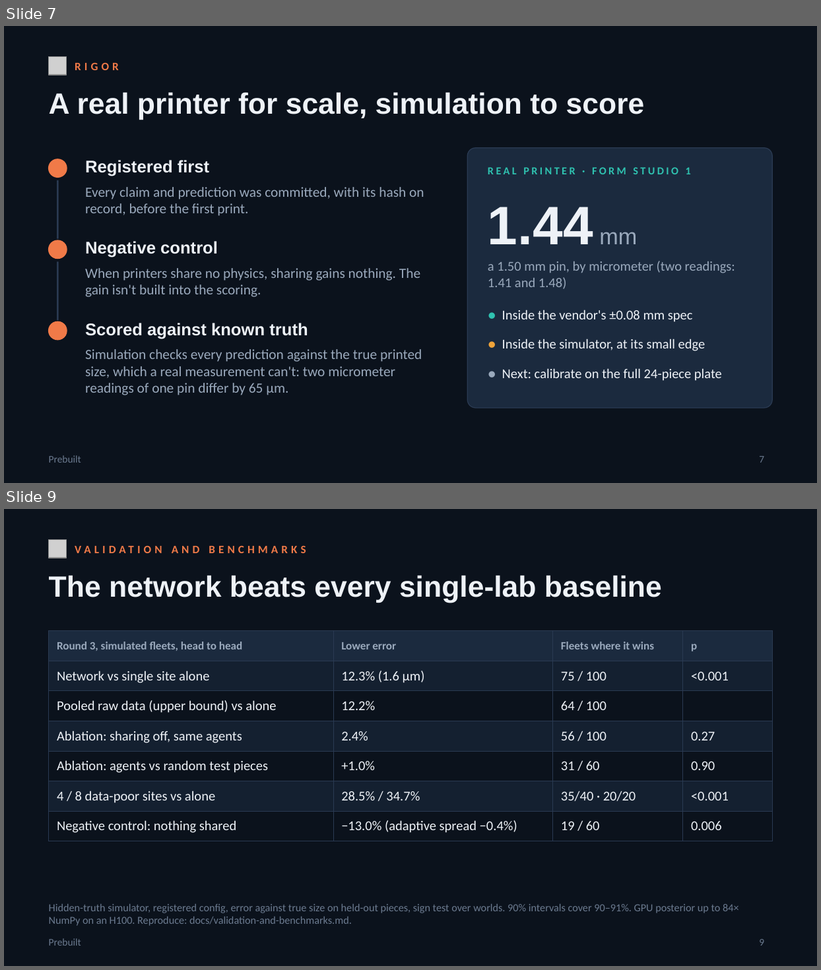
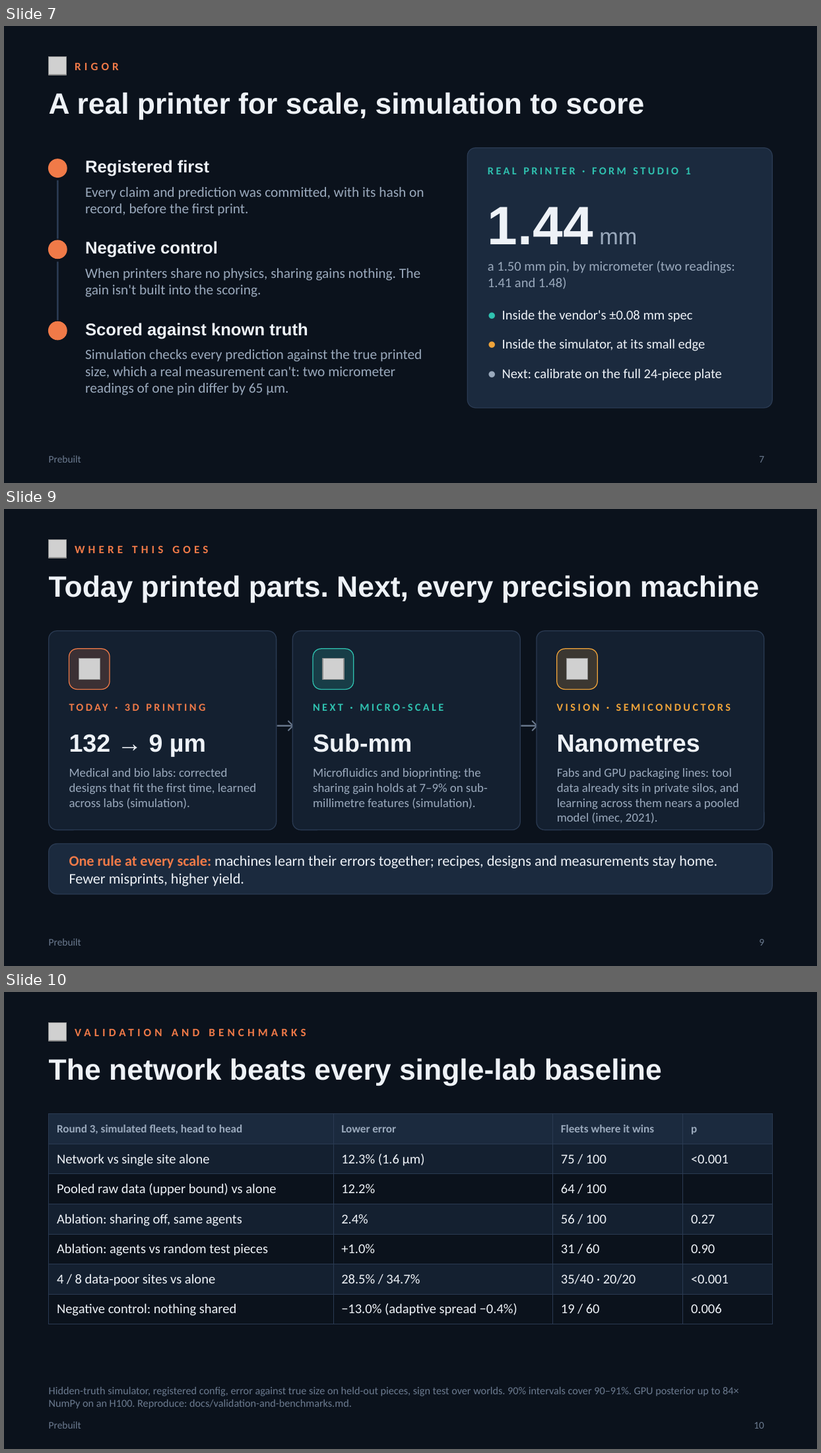
Before and after one commit to matte-realize/prebuilt, a slide deck: docs/slides/prebuilt-pitch.pptx. Shown one above the other, each under a label of ours: slides 7 and 9 before the commit, slides 7, 9 and 10 after it; the slides between them are not shown. The pictures are 821x970 and 821x1453 pixels, drawn with LibreOffice and Linux fonts; fonts in the diff are those of the drawing; grey boxes stand for pictures. Boxes give left, top, right and bottom in pixels: in the first picture for what was removed or moved away, otherwise in the second. Text is boxed around its words. In the diff, an @@ line names an element or a change of style, - is before the commit and + after.

```diff
--- a/docs/slides/prebuilt-pitch.pptx
+++ b/docs/slides/prebuilt-pitch.pptx
@@ slide 9 added at bbox=[4, 509, 817, 966], background #0B121C; not listed: 1 template element that a slide beside it also shows @@
@@ picture added at bbox=[49, 540, 67, 558] @@
@@ text added at bbox=[75, 545, 208, 553], 10 pt, text #F07A48, bold @@
+WHERE THIS GOES
@@ text added at bbox=[49, 575, 759, 603], 26 pt, text #EEF2F7, bold @@
+Today printed parts. Next, every precision machine
@@ rounded rectangle added at bbox=[49, 631, 277, 830], fill #142030, outline #2A3A52 0.75 pt @@
@@ rounded rectangle added at bbox=[292, 631, 520, 830], fill #142030, outline #2A3A52 0.75 pt @@
@@ rounded rectangle added at bbox=[537, 631, 764, 830], fill #142030, outline #2A3A52 0.75 pt @@
@@ rounded rectangle added at bbox=[69, 649, 110, 690], fill #F07A48 at 18% opacity, outline #F07A48 0.75 pt @@
@@ picture added at bbox=[79, 659, 100, 680] @@
@@ rounded rectangle added at bbox=[313, 649, 354, 690], fill #2FC2B0 at 18% opacity, outline #2FC2B0 0.75 pt @@
@@ picture added at bbox=[323, 659, 344, 680] @@
@@ rounded rectangle added at bbox=[557, 649, 597, 690], fill #F0A43A at 18% opacity, outline #F0A43A 0.75 pt @@
@@ picture added at bbox=[567, 659, 588, 680] @@
@@ text added at bbox=[69, 701, 264, 722], 9.5 pt, text #F07A48, bold @@
+TODAY · 3D PRINTING
@@ text added at bbox=[313, 704, 444, 711], 9.5 pt, text #2FC2B0, bold @@
+NEXT · MICRO-SCALE
@@ text added at bbox=[557, 704, 731, 711], 9.5 pt, text #F0A43A, bold @@
+VISION · SEMICONDUCTORS
@@ text added at bbox=[277, 708, 292, 741], 18 pt, text #6B7A8F @@
+→
@@ text added at bbox=[520, 708, 537, 741], 18 pt, text #6B7A8F @@
+→
@@ text added at bbox=[69, 734, 206, 757], 22 pt, text #EEF2F7, bold @@
+132 → 9 µm
@@ text added at bbox=[313, 733, 412, 753], 22 pt, text #EEF2F7, bold @@
+Sub-mm
@@ text added at bbox=[557, 735, 700, 753], 22 pt, text #EEF2F7, bold @@
+Nanometres
@@ text added at bbox=[69, 768, 256, 809], 11 pt, text #9AA9BC @@
+Medical and bio labs: corrected designs that fit the first time, learned across labs (simulation).
@@ text added at bbox=[313, 768, 488, 809], 11 pt, text #9AA9BC @@
+Microfluidics and bioprinting: the sharing gain holds at 7–9% on sub-millimetre features (simulation).
@@ text added at bbox=[557, 768, 739, 824], 11 pt, text #9AA9BC @@
+Fabs and GPU packaging lines: tool data already sits in private silos, and learning across them nears a pooled model (imec, 2021).
@@ rounded rectangle added at bbox=[49, 844, 772, 894], fill #1B2A3E, outline #2A3A52 0.75 pt @@
@@ text added at bbox=[69, 855, 717, 887], 13 pt, text #EEF2F7 @@
+One rule at every scale: machines learn their errors together; recipes, designs and measurements stay home. Fewer misprints, higher yield.
@@ page number added at bbox=[759, 939, 764, 946], 9 pt, text #6B7A8F @@
+9
@@ what was slide 9 is now slide 10 @@
@@ page number at bbox=[754, 1422, 764, 1429]: text changed @@
-9
+10
```
Also in this commit, not shown: 5 slides changed, 7 other files.
